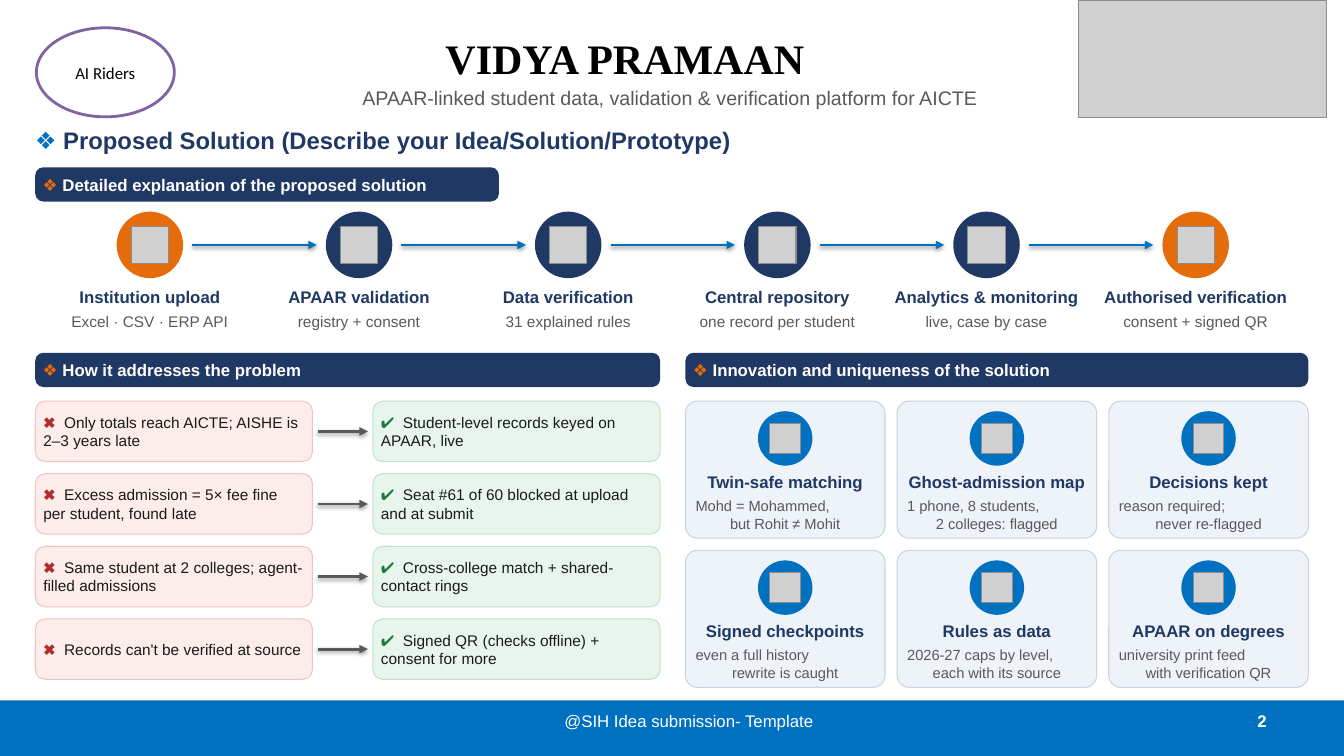
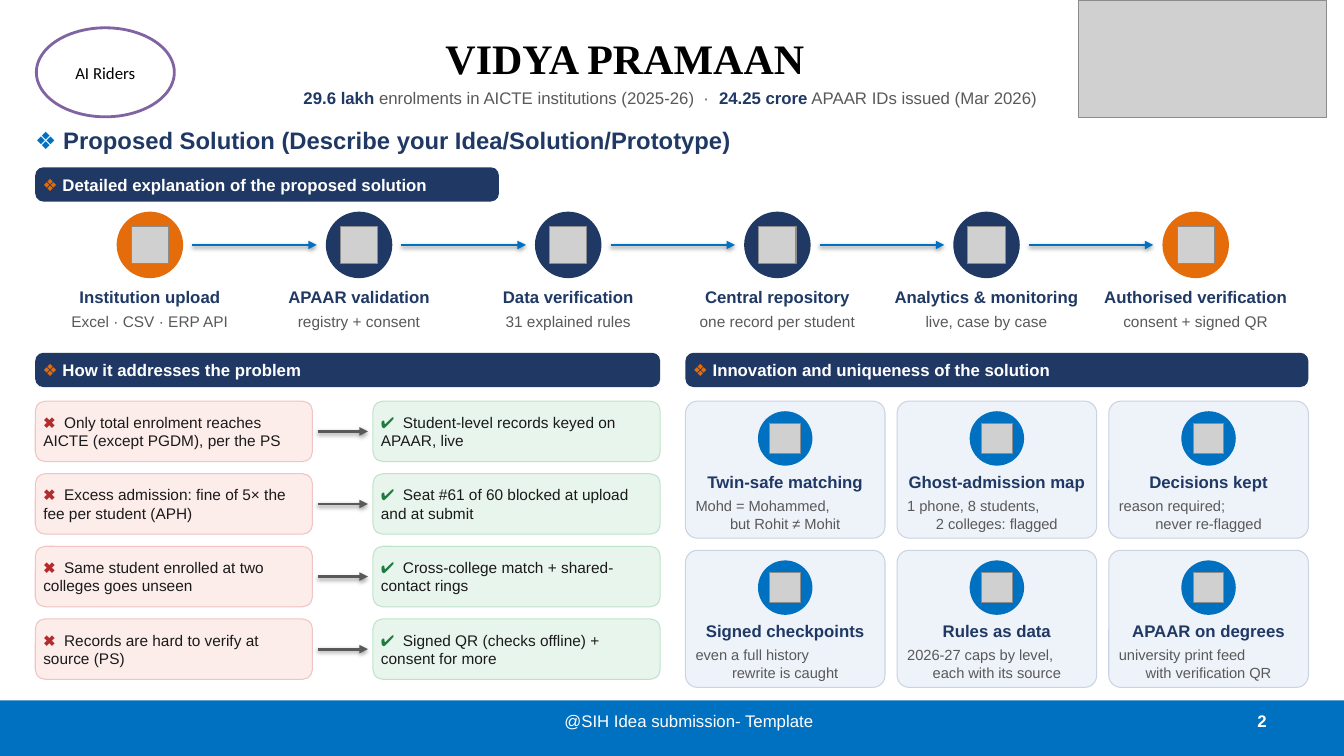
Before and after one commit to Pulkitkh/VidyaPramaan, a slide deck: slide 2 of ppt/SIH26263_AI_Riders_Idea.pptx. Drawn at 1344x756 pixels with LibreOffice and Linux fonts; fonts in the diff are those of the drawing; grey boxes stand for pictures. Boxes give left, top, right and bottom in pixels: in the first picture for what was removed or moved away, otherwise in the second. Text is boxed around its words. In the diff, an @@ line names an element or a change of style, - is before the commit and + after.

```diff
--- a/ppt/SIH26263_AI_Riders_Idea.pptx
+++ b/ppt/SIH26263_AI_Riders_Idea.pptx
@@ text at <box>303,92,1037,108</box>: text changed; size 14 to 12 pt @@
-APAAR-linked student data, validation & verification platform for AICTE
+29.6 lakh enrolments in AICTE institutions (2025-26) · 24.25 crore APAAR IDs issued (Mar 2026)
@@ text in rounded rectangle at <box>43,417,281,450</box>: text changed @@
-✖ Only totals reach AICTE; AISHE is 2–3 years late
+✖ Only total enrolment reaches AICTE (except PGDM), per the PS
@@ text in rounded rectangle at <box>43,489,285,522</box>: text changed @@
-✖ Excess admission = 5× fee fine per student, found late
+✖ Excess admission: fine of 5× the fee per student (APH)
@@ text in rounded rectangle at <box>43,562,264,594</box>: text changed @@
-✖ Same student at 2 colleges; agent-filled admissions
+✖ Same student enrolled at two colleges goes unseen
@@ text in rounded rectangle at <box>43,635,259,668</box>: text changed @@
-✖ Records can't be verified at source
+✖ Records are hard to verify at source (PS)
```
Also in this commit, not shown: 3 other slides changed, 3 other files.
